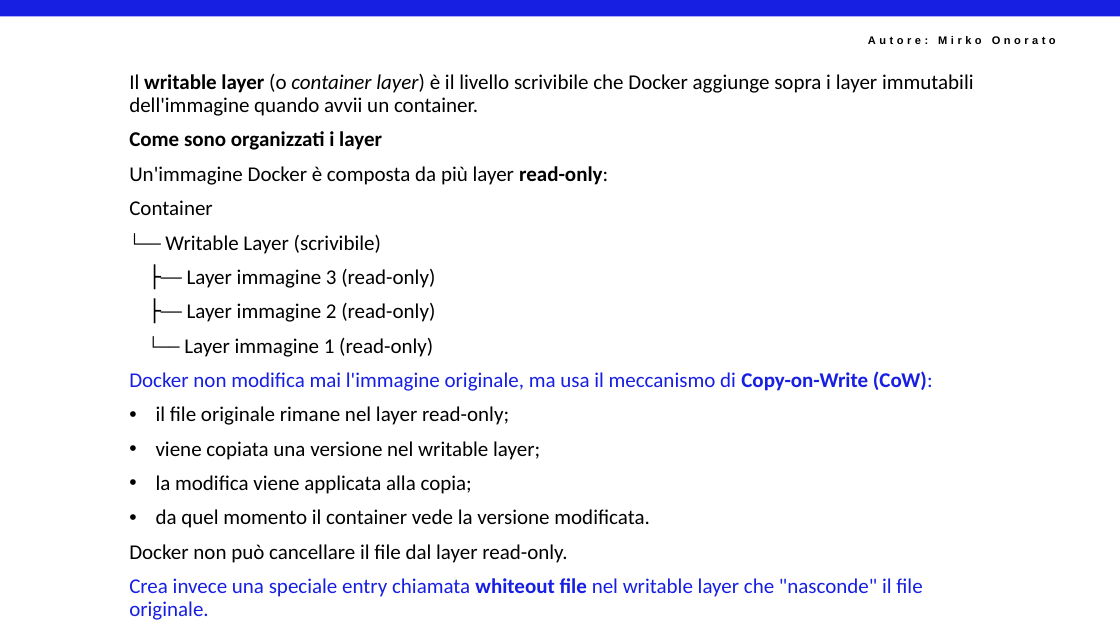
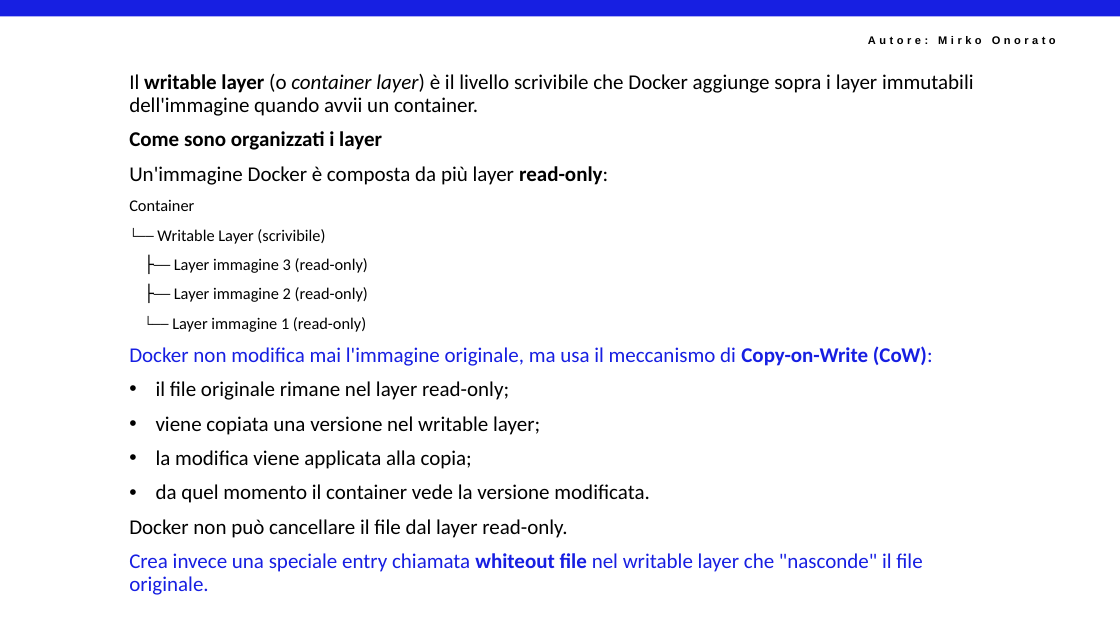
Before and after one commit to mirkoSkF/Docker-Labs, a slide deck: slide 7 of Raccolta esercizi - Docker Atomo.pptx. Drawn at 1120x630 pixels with LibreOffice and Linux fonts; fonts in the diff are those of the drawing; background and template pictures are left out. Boxes give left, top, right and bottom in pixels: in the first picture for what was removed or moved away, otherwise in the second. Text is boxed around its words. In the diff, an @@ line names an element or a change of style, - is before the commit and + after.

```diff
--- a/Raccolta esercizi - Docker Atomo.pptx
+++ b/Raccolta esercizi - Docker Atomo.pptx
@@ text at bbox=[129, 200, 368, 332]: size 18 to 14 pt in "Container", "└── Writable Layer (scrivibile)", "├── Layer immagine 3 (read-only)", "├── Layer immagine 2 (read-only)" and 1 more places @@
```
Also in this commit, not shown: 1 other slide changed, 13 slides added.
